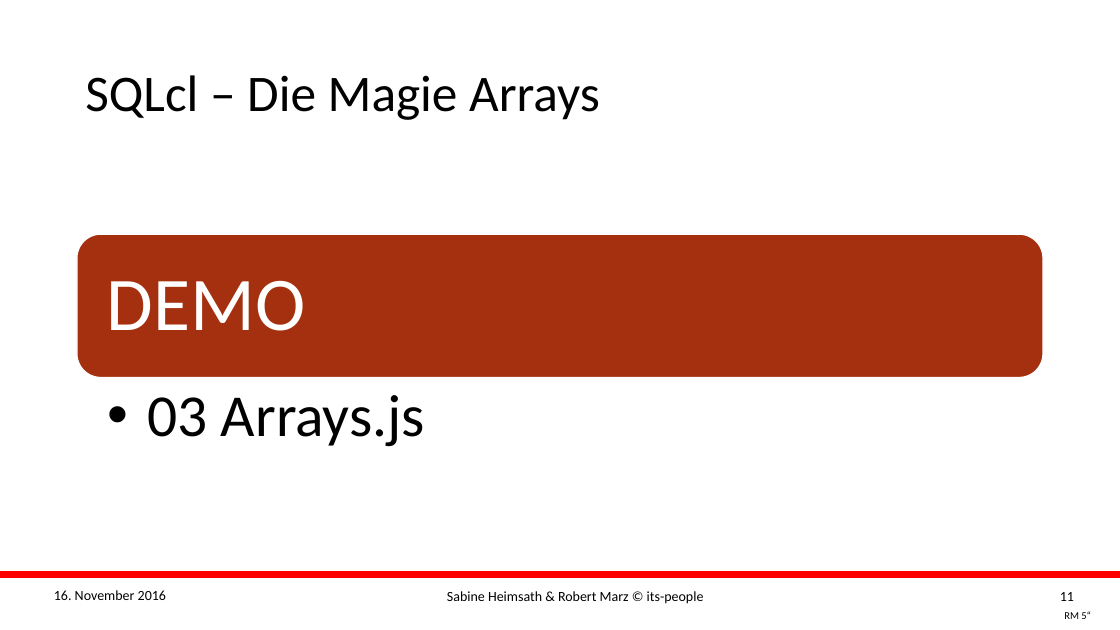
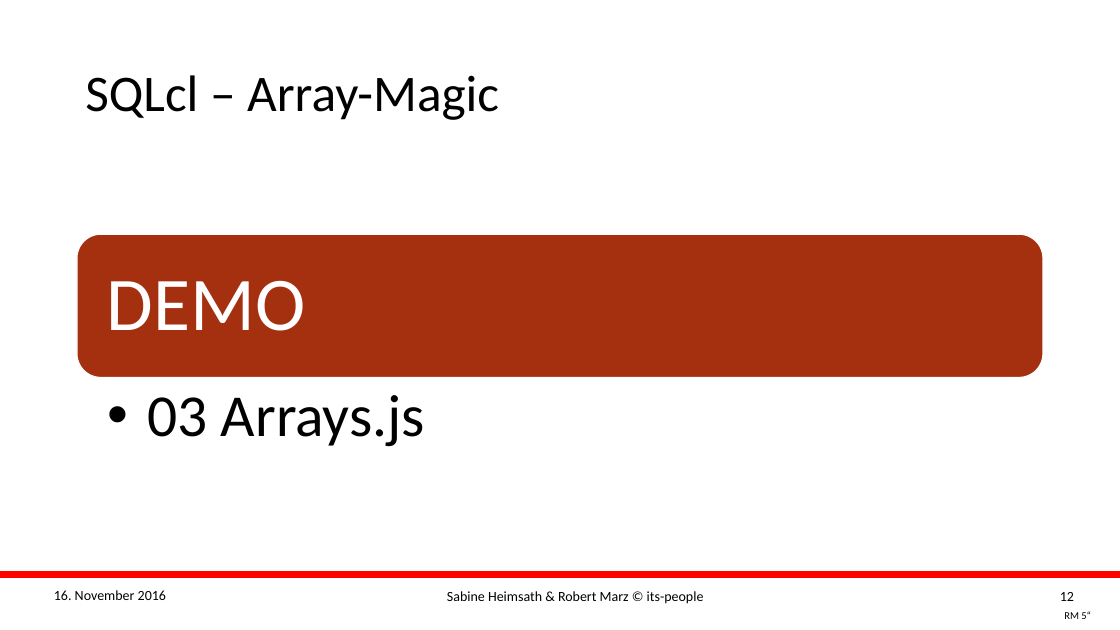
Before and after one commit to its-people/sqlclscripts, a slide deck: slide 12 of Slides/2016 DOAG K+A - Sabine Heimsath + Robert Marz - Scripting with SQLcl.pptx (slide 11 before the commit). Drawn at 1120x630 pixels with LibreOffice and Linux fonts; fonts in the diff are those of the drawing; background and template pictures are left out. Boxes give left, top, right and bottom in pixels: in the first picture for what was removed or moved away, otherwise in the second. Text is boxed around its words. In the diff, an @@ line names an element or a change of style, - is before the commit and + after.

```diff
--- a/Slides/2016 DOAG K+A - Sabine Heimsath + Robert Marz - Scripting with SQLcl.pptx
+++ b/Slides/2016 DOAG K+A - Sabine Heimsath + Robert Marz - Scripting with SQLcl.pptx
@@ title at bbox=[85, 75, 499, 120]: text changed @@
-SQLcl – Die Magie Arrays
+SQLcl – Array-Magic
@@ page number at bbox=[1060, 592, 1074, 601]: text changed @@
-11
+12
```
Also in this commit, not shown: 10 other slides changed, 2 slides added, 6 other files.
